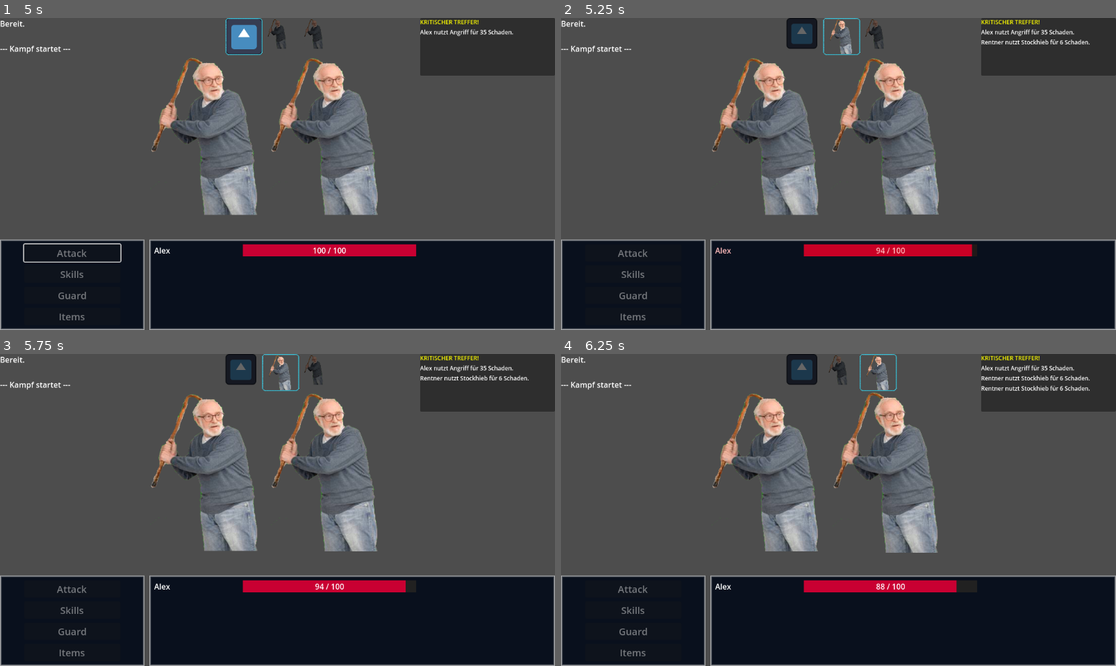
Above: before the commit, frames 1-4 (two rows, left to right).
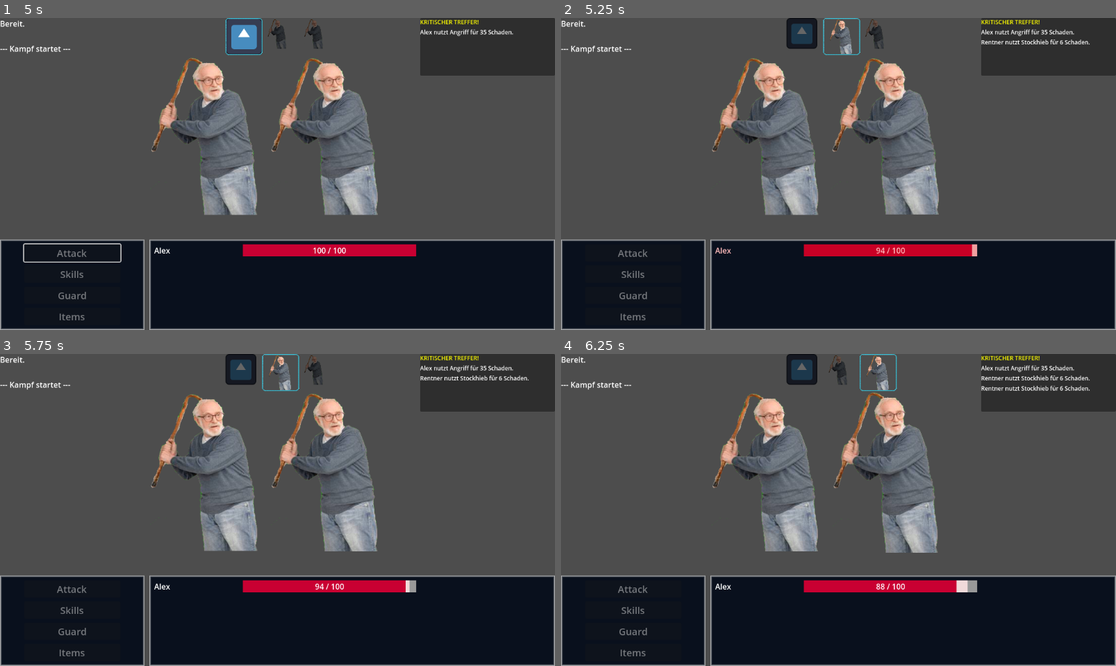
Above: after the commit, the same moments.

Repository: Marv0407/kotstulle-game
Game: Godot game, scene res://scenes/control.tscn
Two runs of this game, one before a commit and one after it. Both use one fixed random seed, a clock stepped at 60 frames per second and the inputs below. The engine's default icon, where the game draws it, is replaced by a stand-in: a white triangle on a blue panel in a dark square.
Inputs (mouse positions are in pixels of both pictures, inside the frame that each line leads up to):
- Up to frame 1 (5 s): click "Start New Game" at 0.5 s; click (66, 39) at 1.27 s; type "Alex" at 1.35 s; click "Starten" at 2 s; click "Start Battle" at 2.75 s; click "Attack" at 3.5 s; tap Enter (ui_accept) at 4.25, 4.52 s; move the mouse to (399, 158) at 4.27 s; hold Right (ui_right) from 4.28 s (still down); click (399, 158) at 4.42 s
- Up to frame 2 (5.25 s): release Right (ui_right) at 5 s; click (766, 133) at 5.02 s
- Up to frame 3 (5.75 s): no input
- Up to frame 4 (6.25 s): move the mouse to (727, 525) at 5.77 s; hold Left (ui_left) from 5.78 s (still down); tap Enter (ui_accept) at 6.02 s

Frame 1 is identical in both runs. In frame 2, less than 0.1% of the frame differs, in the area x 73-76%, y 72-77%; in frame 3, less than 0.1%; in frame 4, 0.2%, in the area x 71-75%, y 72-77%.

Commit message:
Add ghost HP bar with tweening and MP bar
Introduce a GhostBar ProgressBar (with tweened decreases) layered with the HPBar to provide delayed damage feedback, add a hidden MPBar, and add/update StyleBox resources. Removed the HighlightRect node and set HPBar background to an empty style and increased its z_index. Script changes: add ghost_bar onready and ghost_tween var, initialize ghost_bar in setup/sync, implement adjust_ghost_hp() to kill existing tween and smoothly animate the ghost bar when HP drops.

Diff:
--- a/scenes/PartyMemberUI.tscn
+++ b/scenes/PartyMemberUI.tscn
@@ -1,12 +1,22 @@
-[gd_scene load_steps=4 format=3 uid="uid://xm18nkpojt6g"]
+[gd_scene load_steps=8 format=3 uid="uid://xm18nkpojt6g"]
 
 [ext_resource type="Script" uid="uid://u7ma54xmd1lc" path="res://scripts/party_member_ui.gd" id="1_2ed12"]
+
+[sub_resource type="StyleBoxEmpty" id="StyleBoxEmpty_ck2jo"]
+
+[sub_resource type="StyleBoxFlat" id="StyleBoxFlat_ck2jo"]
+bg_color = Color(0.7867767, 0, 0.19790784, 1)
+
+[sub_resource type="StyleBoxFlat" id="StyleBoxFlat_731o3"]
+
+[sub_resource type="StyleBoxFlat" id="StyleBoxFlat_j42ok"]
+bg_color = Color(0.94339675, 0.853614, 0.8540354, 1)
 
 [sub_resource type="StyleBoxFlat" id="StyleBoxFlat_2ed12"]
 bg_color = Color(0.12955844, 0.1295585, 0.12955838, 1)
 
-[sub_resource type="StyleBoxFlat" id="StyleBoxFlat_ck2jo"]
-bg_color = Color(0.7867767, 0, 0.19790784, 1)
+[sub_resource type="StyleBoxFlat" id="StyleBoxFlat_bn8sa"]
+bg_color = Color(0.48335385, 0.6233852, 1, 1)
 
 [node name="PartyMemberUi" type="HBoxContainer"]
 script = ExtResource("1_2ed12")
@@ -15,17 +25,11 @@
 custom_minimum_size = Vector2(180, 0)
 layout_mode = 2
 
-[node name="HighlightRect" type="ColorRect" parent="NameLbl"]
-visible = false
-layout_mode = 0
-offset_right = 180.0
-offset_bottom = 25.0
-color = Color(1, 1, 1, 0.14901961)
-
 [node name="HPBar" type="ProgressBar" parent="."]
+z_index = 2
 custom_minimum_size = Vector2(360, 25)
 layout_mode = 2
-theme_override_styles/background = SubResource("StyleBoxFlat_2ed12")
+theme_override_styles/background = SubResource("StyleBoxEmpty_ck2jo")
 theme_override_styles/fill = SubResource("StyleBoxFlat_ck2jo")
 max_value = 0.0
 allow_greater = true
@@ -47,3 +51,25 @@
 grow_vertical = 2
 horizontal_alignment = 1
 vertical_alignment = 1
+
+[node name="GhostBar" type="ProgressBar" parent="HPBar"]
+z_as_relative = false
+custom_minimum_size = Vector2(360, 25)
+layout_mode = 0
+theme_override_styles/background = SubResource("StyleBoxFlat_731o3")
+theme_override_styles/fill = SubResource("StyleBoxFlat_j42ok")
+max_value = 0.0
+allow_greater = true
+allow_lesser = true
+show_percentage = false
+
+[node name="MPBar" type="ProgressBar" parent="."]
+visible = false
+custom_minimum_size = Vector2(360, 25)
+layout_mode = 2
+theme_override_styles/background = SubResource("StyleBoxFlat_2ed12")
+theme_override_styles/fill = SubResource("StyleBoxFlat_bn8sa")
+max_value = 0.0
+allow_greater = true
+allow_lesser = true
+show_percentage = false
--- a/scripts/party_member_ui.gd
+++ b/scripts/party_member_ui.gd
@@ -3,15 +3,18 @@
 @onready var name_label: Label = $NameLbl
 @onready var hp_label: Label = $HPBar/HPLbl
 @onready var hp_bar: ProgressBar = $HPBar
-@onready var highlight = $NameLbl/HighlightRect
+@onready var ghost_bar: ProgressBar = $HPBar/GhostBar
 
 var character: BattleCharacter
+var ghost_tween: Tween
 
 func setup(bc: BattleCharacter) -> void:
 	character = bc
 	name_label.text = character.get_char_name()
 	hp_bar.max_value = character.get_max_hp()
 	hp_bar.value = character.get_hp()
+	ghost_bar.max_value = character.get_max_hp()
+	ghost_bar.value = character.get_hp()
 
 func update_hp(old_hp: int):
 	if not character: return
@@ -23,11 +26,23 @@
 	tween.tween_property(hp_bar, "value", new_hp, 0.35)
 
 	if new_hp < old_hp:
+		adjust_ghost_hp(new_hp)
 		flash(Color.RED)
 	elif new_hp > old_hp:
+		ghost_bar.value = new_hp
 		flash(Color.LIME_GREEN)
 
 	hp_label.text = str(new_hp) + " / " + str(character.get_max_hp())
+
+func adjust_ghost_hp(target_value: int):
+	if ghost_tween:
+		ghost_tween.kill()
+
+	ghost_tween = create_tween()
+	ghost_tween.tween_interval(0.5)
+	ghost_tween.tween_property(ghost_bar, "value", target_value, 0.4)\
+		.set_trans(Tween.TRANS_SINE)\
+		.set_ease(Tween.EASE_OUT)
 
 func flash(color: Color):
 	modulate = color
@@ -37,4 +52,6 @@
 	if not character: return
 	hp_bar.max_value = character.get_max_hp()
 	hp_bar.value = character.get_hp()
+	ghost_bar.max_value = character.get_max_hp()
+	ghost_bar.value = character.get_hp()
 	hp_label.text = str(character.get_hp()) + " / " + str(character.get_max_hp())
